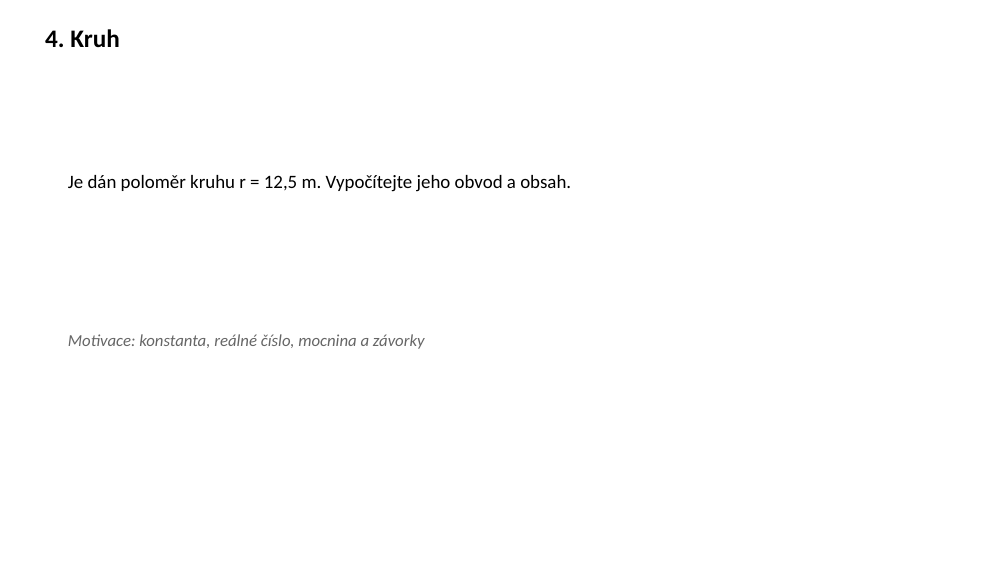
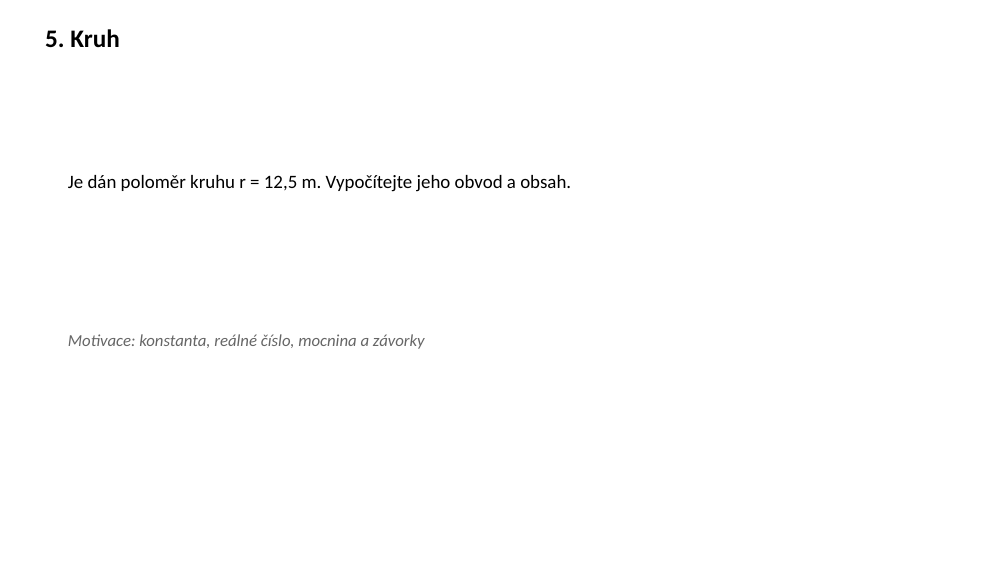
Before and after one commit to k155cvut/uvin, a slide deck: slide 6 of cviceni/cv2/uvin_cv2.pptx (slide 5 before the commit). Drawn at 1008x567 pixels with LibreOffice and Linux fonts; fonts in the diff are those of the drawing. Boxes give left, top, right and bottom in pixels: in the first picture for what was removed or moved away, otherwise in the second. Text is boxed around its words. In the diff, an @@ line names an element or a change of style, - is before the commit and + after.

```diff
--- a/cviceni/cv2/uvin_cv2.pptx
+++ b/cviceni/cv2/uvin_cv2.pptx
@@ text at [45,29,119,47]: text changed @@
-4. Kruh
+5. Kruh
```
Also in this commit, not shown: 6 other slides changed, 1 slide added, 1 other file.
